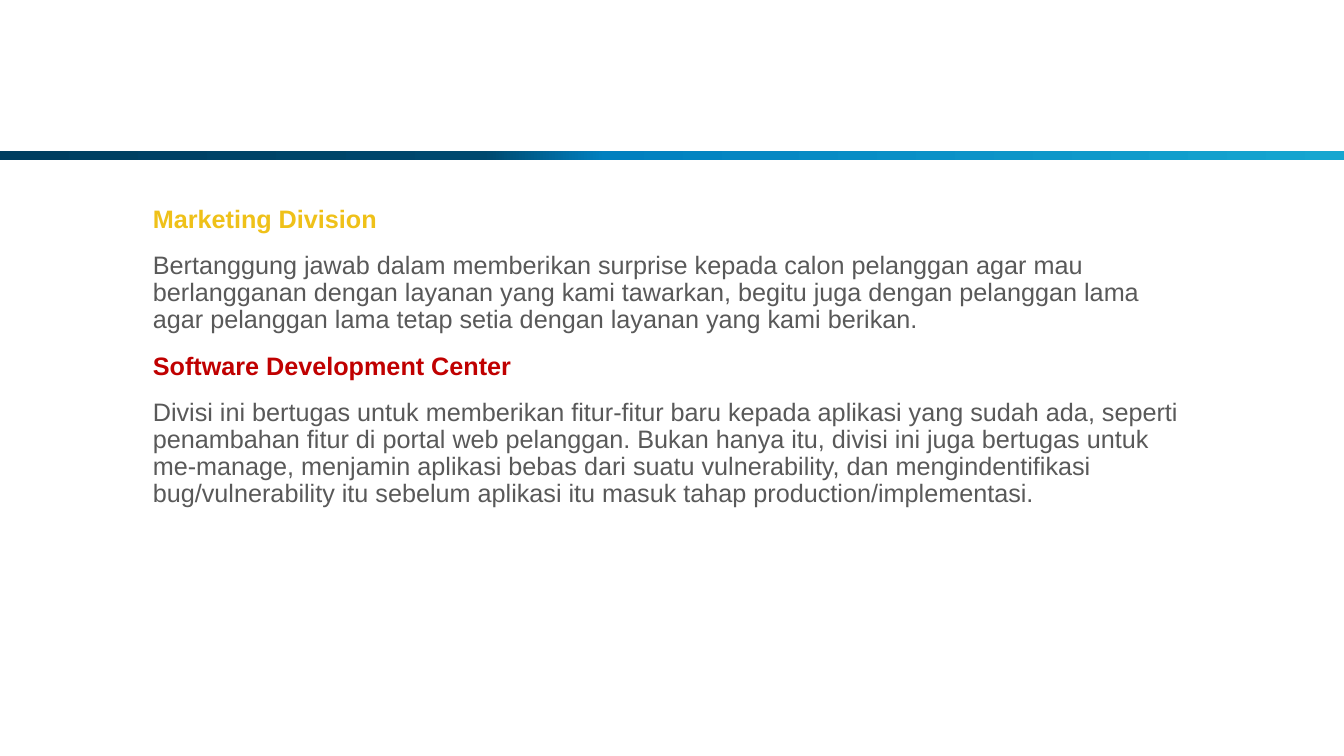
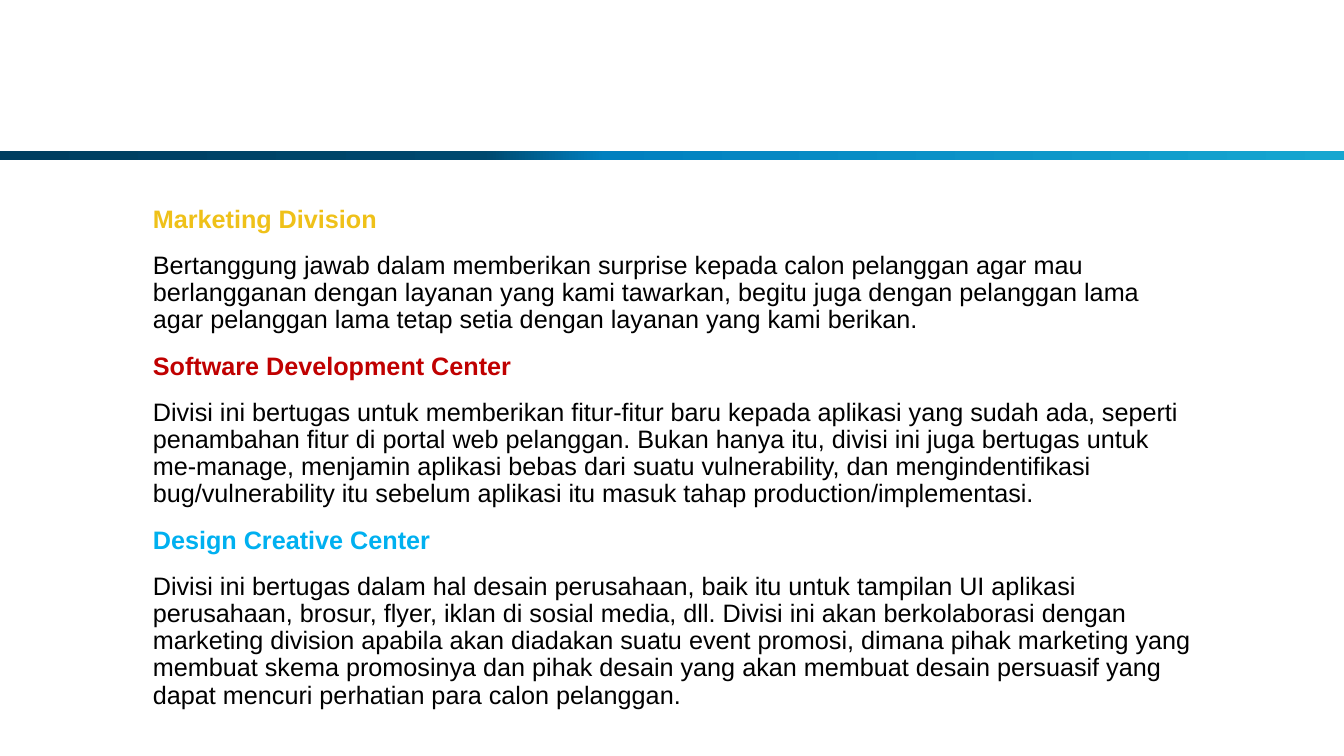
Before and after one commit to jeffryang24/RouterMaya, a slide deck: slide 10 of PPT/Business Plan MID.pptx. Drawn at 1344x756 pixels with LibreOffice and Linux fonts; fonts in the diff are those of the drawing; background and template pictures are left out. Boxes give left, top, right and bottom in pixels: in the first picture for what was removed or moved away, otherwise in the second. Text is boxed around its words. In the diff, an @@ line names an element or a change of style, - is before the commit and + after.

Commit message:
#20161116 -> Penambahan design creative center

```diff
--- a/PPT/Business Plan MID.pptx
+++ b/PPT/Business Plan MID.pptx
@@ text at [153, 255, 1178, 508]: text colour #595959 to #000000 in "Bertanggung jawab dalam memberikan surprise kepada calon ...", "Divisi ini bertugas untuk memberikan fitur-fitur baru ..." @@
@@ text at [153, 530, 1191, 682]: paragraphs added @@
+Design Creative Center
+Divisi ini bertugas dalam hal desain perusahaan, baik itu untuk tampilan UI aplikasi perusahaan, brosur, flyer, iklan di sosial media, dll. Divisi ini akan berkolaborasi dengan marketing division apabila akan diadakan suatu event promosi, dimana pihak marketing yang membuat skema promosinya dan pihak desain yang akan membuat desain persuasif yang dapat mencuri perhatian para calon pelanggan.
```
Also in this commit, not shown: 1 other slide changed.
